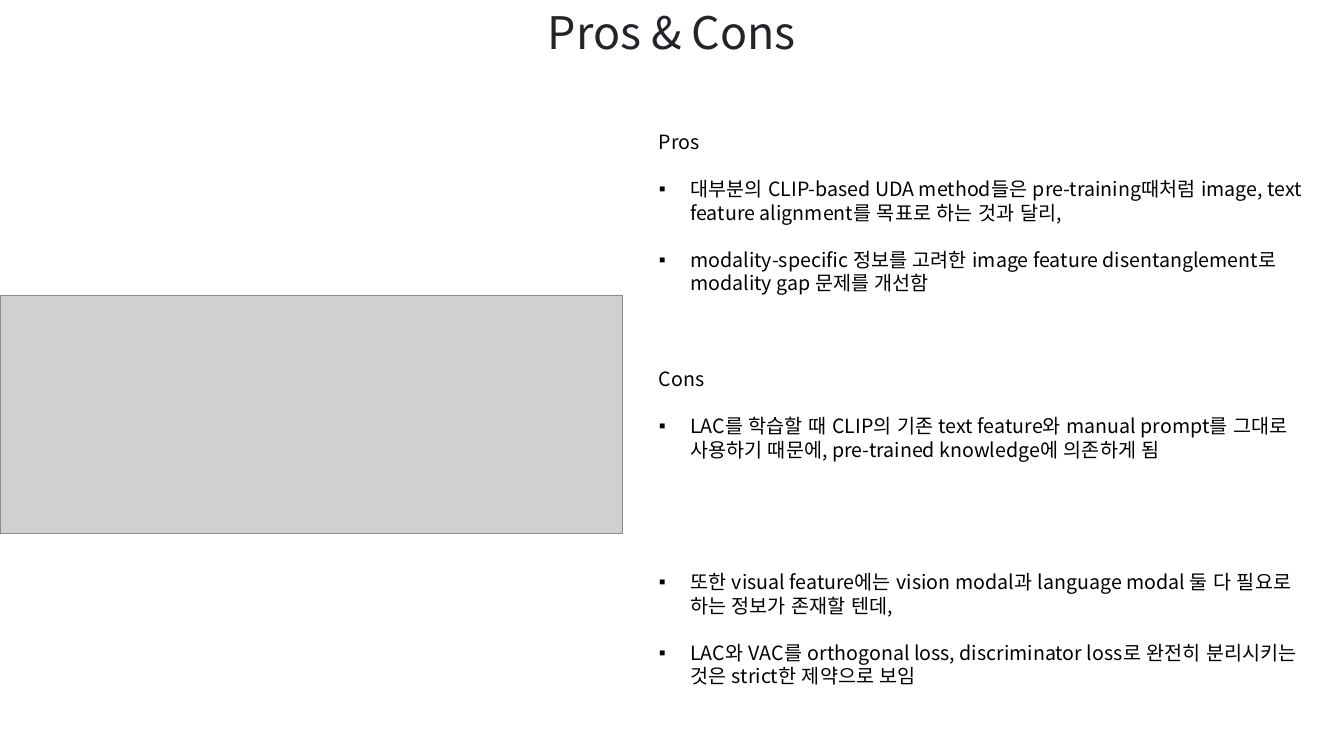
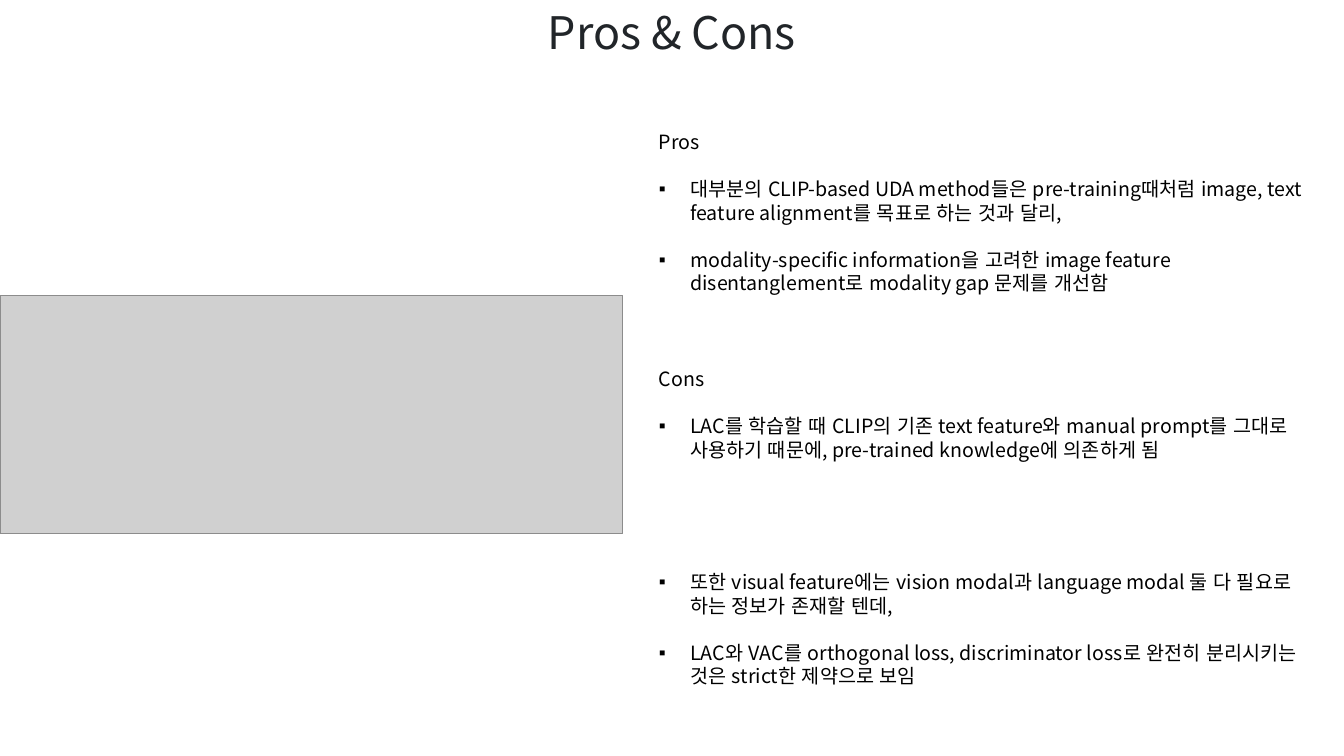
Before and after one commit to hbcho03/cvpr, a slide deck: slide 24 of CVPR/논문/DA(ECCV) PPT.pptx. Drawn at 1344x756 pixels with LibreOffice and Linux fonts; fonts in the diff are those of the drawing; grey boxes stand for pictures. Boxes give left, top, right and bottom in pixels: in the first picture for what was removed or moved away, otherwise in the second. Text is boxed around its words. In the diff, an @@ line names an element or a change of style, - is before the commit and + after.

```diff
--- a/CVPR/논문/DA(ECCV) PPT.pptx
+++ b/CVPR/논문/DA(ECCV) PPT.pptx
@@ text at (690,250,1171,295): text changed @@
-▪ modality-specific 정보를 고려한 image feature disentanglement로 modality gap 문제를 개선함
+▪ modality-specific information을 고려한 image feature disentanglement로 modality gap 문제를 개선함
```
Also in this commit, not shown: 14 other slides changed.
